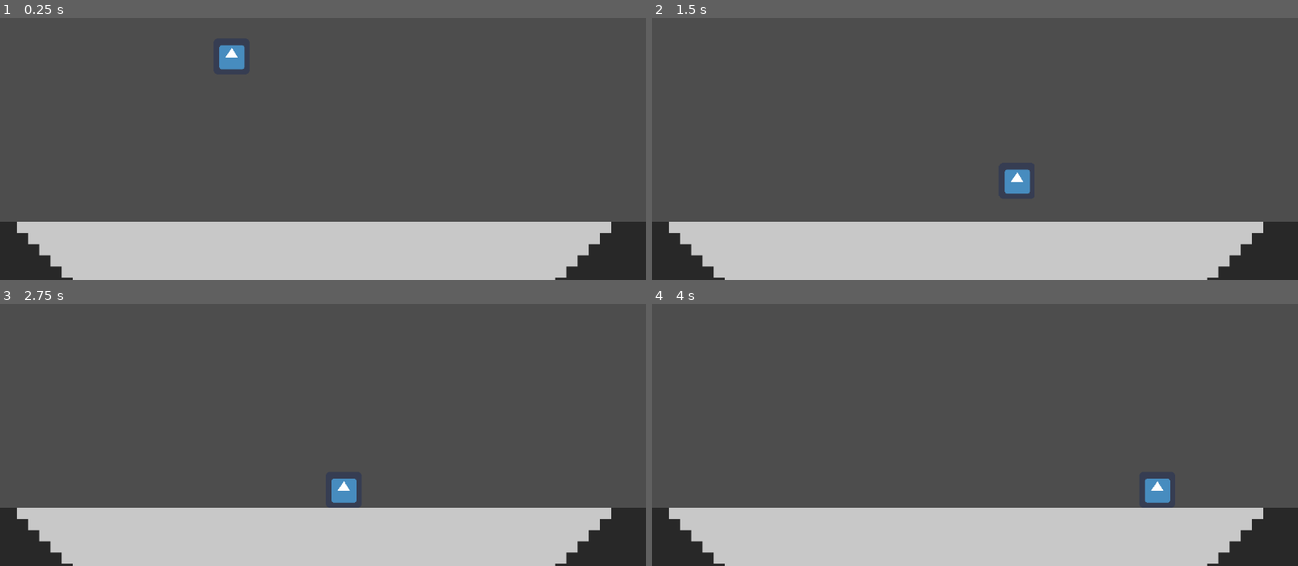
Above: before the commit, frames 1-4 (two rows, left to right).
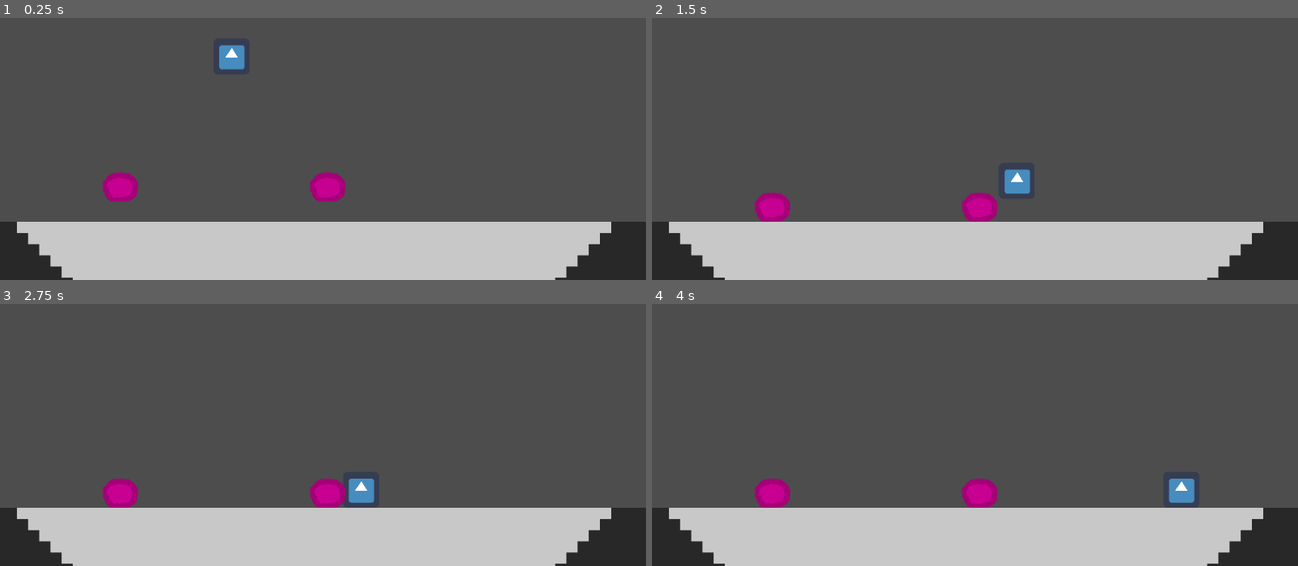
Above: after the commit, the same moments.

Repository: schonewillejacob/SlimeScraper
Game: Godot game, scene res://Scenes/Root.tscn
Same seed, same stepped clock (60 frames per second), same inputs: the game is played once before the commit and once after it. The engine's default icon, where the game draws it, is replaced by a stand-in: a white triangle on a blue panel in a dark square.
Inputs:
- Up to frame 1 (0.25 s): no input
- Up to frame 2 (1.5 s): hold D (user_right) from 0.53 s (still down); tap W (user_up) at 0.77 s
- Up to frame 3 (2.75 s): tap W (user_up) at 1.52 s; release D (user_right) at 2.03 s; hold A (user_left) from 2.03 s (still down)
- Up to frame 4 (4 s): release A (user_left) at 2.78 s; hold D (user_right) from 2.78 s (still down); tap W (user_up) at 3.02, 3.77 s

The runs differ from the first frame. In frame 1, 1.0% of the frame differs, in the area x 15-54%, y 58-71%; in frame 2, 1.0%; in frame 3, 1.4%; in frame 4, 1.7%, in the area x 15-84%, y 66-78%.
Error after the commit: Parse Error: Expected indented block after function declaration. (res://Scripts/GameController.gd:7)

Commit message:
added Slime.tscn, snimation

Diff:
--- /dev/null
+++ b/src/Scenes/Building.tscn
@@ -0,0 +1,6 @@
+[gd_scene load_steps=2 format=3 uid="uid://cb6h1amwba4a6"]
+
+[ext_resource type="Script" path="res://Scripts/Building.gd" id="1_cbgk2"]
+
+[node name="Building" type="Node2D"]
+script = ExtResource("1_cbgk2")
--- a/src/Scenes/PlayArea.tscn
+++ b/src/Scenes/PlayArea.tscn
@@ -1,8 +1,9 @@
-[gd_scene load_steps=4 format=3 uid="uid://b30myj0rrk28q"]
+[gd_scene load_steps=5 format=3 uid="uid://b30myj0rrk28q"]
 
 [ext_resource type="Script" path="res://Scripts/GameController.gd" id="1"]
 [ext_resource type="PackedScene" uid="uid://dp8oi2etkvb0" path="res://Scenes/Player.tscn" id="2_tilqw"]
 [ext_resource type="PackedScene" uid="uid://b78kjoxfodwt1" path="res://Scenes/Floor.tscn" id="3_iqxc3"]
+[ext_resource type="PackedScene" uid="uid://dqfwy6j0y4f8w" path="res://Scenes/Slime.tscn" id="4_w02om"]
 
 [node name="PlayArea" type="Node2D"]
 
@@ -17,3 +18,11 @@
 [node name="Floor" parent="env" instance=ExtResource("3_iqxc3")]
 position = Vector2(570, 1184)
 scale = Vector2(20, 20)
+
+[node name="enemies" type="Node" parent="."]
+
+[node name="Slime" parent="enemies" instance=ExtResource("4_w02om")]
+position = Vector2(214, 458)
+
+[node name="Slime2" parent="enemies" instance=ExtResource("4_w02om")]
+position = Vector2(584, 458)
--- a/src/Scenes/Slime.tscn
+++ b/src/Scenes/Slime.tscn
@@ -1,3 +1,50 @@
-[gd_scene format=3 uid="uid://dqfwy6j0y4f8w"]
+[gd_scene load_steps=8 format=3 uid="uid://dqfwy6j0y4f8w"]
 
-[node name="Slime" type="Node2D"]
+[ext_resource type="Script" path="res://Scripts/Slime.gd" id="1_h23ct"]
+[ext_resource type="Texture2D" uid="uid://o72a03hd218s" path="res://Graphics/Sprites/slime.png" id="2_toh87"]
+
+[sub_resource type="AtlasTexture" id="AtlasTexture_snggs"]
+atlas = ExtResource("2_toh87")
+region = Rect2(0, 0, 64, 64)
+
+[sub_resource type="AtlasTexture" id="AtlasTexture_5jk4u"]
+atlas = ExtResource("2_toh87")
+region = Rect2(64, 0, 64, 64)
+
+[sub_resource type="AtlasTexture" id="AtlasTexture_bdxkr"]
+atlas = ExtResource("2_toh87")
+region = Rect2(128, 0, 64, 64)
+
+[sub_resource type="SpriteFrames" id="SpriteFrames_yyy5h"]
+animations = [{
+"frames": [{
+"duration": 1.0,
+"texture": SubResource("AtlasTexture_snggs")
+}, {
+"duration": 1.0,
+"texture": SubResource("AtlasTexture_5jk4u")
+}, {
+"duration": 1.0,
+"texture": SubResource("AtlasTexture_bdxkr")
+}],
+"loop": true,
+"name": &"idle",
+"speed": 5.0
+}]
+
+[sub_resource type="CapsuleShape2D" id="CapsuleShape2D_dlo4t"]
+radius = 25.0
+height = 56.0
+
+[node name="Slime" type="RigidBody2D"]
+script = ExtResource("1_h23ct")
+
+[node name="AnimatedSprite2D" type="AnimatedSprite2D" parent="."]
+position = Vector2(0, -7)
+sprite_frames = SubResource("SpriteFrames_yyy5h")
+animation = &"idle"
+autoplay = "idle"
+
+[node name="CollisionShape2D" type="CollisionShape2D" parent="."]
+rotation = 1.57079
+shape = SubResource("CapsuleShape2D_dlo4t")
--- /dev/null
+++ b/src/Scripts/Building.gd
@@ -0,0 +1,11 @@
+extends Node2D
+
+
+# Called when the node enters the scene tree for the first time.
+func _ready():
+	print("test")
+
+
+# Called every frame. 'delta' is the elapsed time since the previous frame.
+func _process(delta):
+	pass
--- a/src/Scripts/GameController.gd
+++ b/src/Scripts/GameController.gd
@@ -1,14 +1,11 @@
+# This object coordinates the game, and holds the diffculty data & alogrithms associated with it.
 extends Node
 
-
-# Declare member variables here. Examples:
-# var a = 2
-# var b = "text"
+var Difficulty : int
 
 
-# Called when the node enters the scene tree for the first time.
 func _ready():
-	pass # Replace with function body.
+
 
 # Called every frame. 'delta' is the elapsed time since the previous frame.
 #func _process(delta):
--- /dev/null
+++ b/src/Scripts/Slime.gd
@@ -0,0 +1,11 @@
+extends RigidBody2D
+
+
+# Called when the node enters the scene tree for the first time.
+func _ready():
+	add_constant_central_force( Vector2(1.0,1.0) )
+
+
+# Called every frame. 'delta' is the elapsed time since the previous frame.
+func _process(delta):
+	pass
Binary file added: src/Graphics/Sprites/slime.png
Not shown, added: src/Graphics/Sprites/slime.png.import
